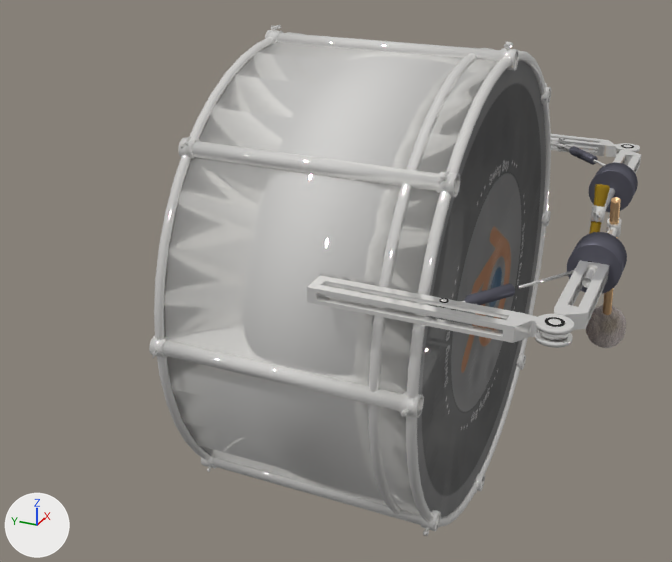
What one commit did to the Blender file scenes/bassdrum.blend.
Camera for both pictures: a 50 mm camera at (-13.01, -4.45, 6.45) aimed at (-0.08, 1.37, -0.02). Every picture has the same lights, and +X, +Y and +Z are marked at lower left.

Before the edit, the objects in view are built like this:
```python
me_cylinder_017 = bpy.data.meshes.new('Cylinder.017')
me_cylinder_017.from_pydata(...)  # a 10-sided cylinder along z spanning x -0.059..0.059, y -0.062..0.062, z -0.316..0.316
me_cylinder_019 = bpy.data.meshes.new('Cylinder.019')
me_cylinder_019.from_pydata(...)  # a 10-sided cylinder along y spanning x -0.094..0.094, y -0.027..0.027, z -0.089..0.089
me_plane_000 = bpy.data.meshes.new('Plane.000')
me_plane_000.from_pydata(...)  # 184 vertices, 253 faces; spans x -0.29..0.21, y -0.1..0.1, z -3.87..-0.75
me_plane_000.materials.append(mat_chrome_001)
ob_cylinder_017 = bpy.data.objects.new('Cylinder.017', me_cylinder_017)
ob_cylinder_017.location = (3.53, 0.6, 1.64)
ob_cylinder_017.rotation_euler = (0.0, 1.571, 0.0)  # degrees (0, 90, 0)
ob_cylinder_017.scale = (1.0, 1.0, 0.363)
ob_cylinder_019 = bpy.data.objects.new('Cylinder.019', me_cylinder_019)
ob_cylinder_019.location = (3.77, 0.35, 1.64)
ob_cylinder_019.scale = (0.822, 2.2, 0.822)
ob_plane_001 = bpy.data.objects.new('Plane.001', me_plane_000)
ob_plane_001.location = (-3.6, 0.78, 1.64)
ob_plane_001.rotation_euler = (-1.571, 0.0, 0.0)  # degrees (-90, 0, 0)
# also in view: 'Plane' at (-2.72, -2.94, 1.64); 'Cylinder.013' at (0.0, 0.6, 0.25); 'BezierCircle.002' at (0.0, -1.25, 0.25); 'Cylinder.001' at (0.0, 0.59, 0.25); 'Cylinder.004' at (-1.48, -2.98, 1.64)
```
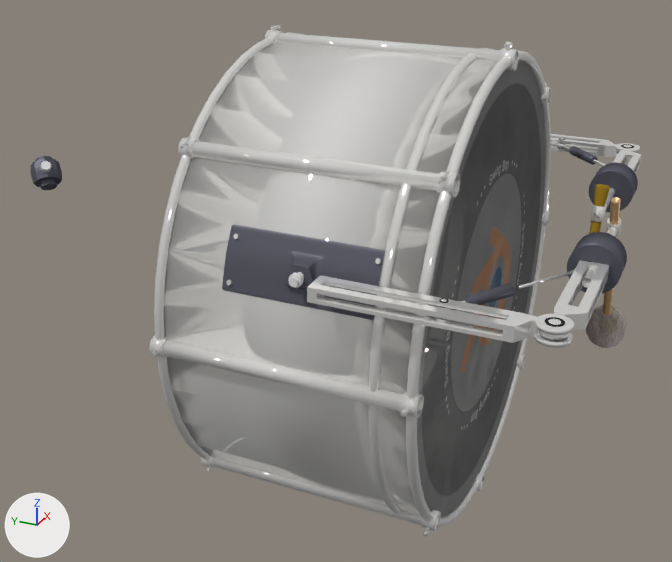
Where the change shows, as pixel boxes [x1, y1, x2, y2] in the pictures (672 x 562 px):
'Cylinder.024', added
    after: [222, 225, 396, 320]
'Cylinder.026', added
    after: [31, 156, 62, 190]
'Cylinder.021', added
    after: [289, 272, 304, 287]
'Cylinder.025', added
    after: [41, 161, 51, 172]
'Cylinder.020', added
    after: [288, 273, 304, 288]
'Cylinder.023', added
    after: [226, 234, 381, 285]

The change in detail:
Object 'Cylinder.025' (ob_cylinder_025) is new; it shows a copy of the mesh of ob_cylinder_019.
Its location is (-1.99, 5.52, 1.98).
Its rotation in degrees is (40, 180, -45).
Its scale is (0.822, 2.2, 0.822).
Object 'Cylinder.020' (ob_cylinder_020) is new; it shows a copy of the mesh of ob_cylinder_017.
Its location is (-3.57, 0.34, 1.64).
Its rotation in degrees is (-180, 90, 0).
Its scale is (1.51, 1.51, 0.0865).
Object 'Cylinder.021' (ob_cylinder_021) is new; it shows a copy of the mesh of ob_cylinder_017.
Its location is (-3.54, 0.34, 1.64).
Its rotation in degrees is (-180, 90, 0).
Its scale is (1.0, 1.0, 0.363).
Object 'Cylinder.026' (ob_cylinder_026) is new; it shows a copy of the mesh of ob_cylinder_016.
Its location is (-1.51, 5.3, 1.82).
Its rotation in degrees is (-50, 0.4, 135).
Its scale is (3.6, 3.6, 1.8).
It gains a MIRROR modifier named 'Mirror'.
Modifier setting: use_axis = (False, True, False).
Modifier setting: use_clip = True.
Object 'Cylinder.023' (ob_cylinder_023) is new; it shows a copy of the mesh of ob_cylinder_015.
Its location is (-3.29, 0.34, 1.64).
Its rotation in degrees is (90, 0, 180).
Its scale is (3.6, 3.6, 1.8).
Object 'Cylinder.024' (ob_cylinder_024) is new; it shows a copy of the mesh of ob_cylinder_014.
Its location is (-3.29, 0.34, 1.64).
Its rotation in degrees is (90, 0, 180).
Its scale is (3.6, 3.6, 1.8).
It gains a SUBSURF modifier named 'Subsurf'.
